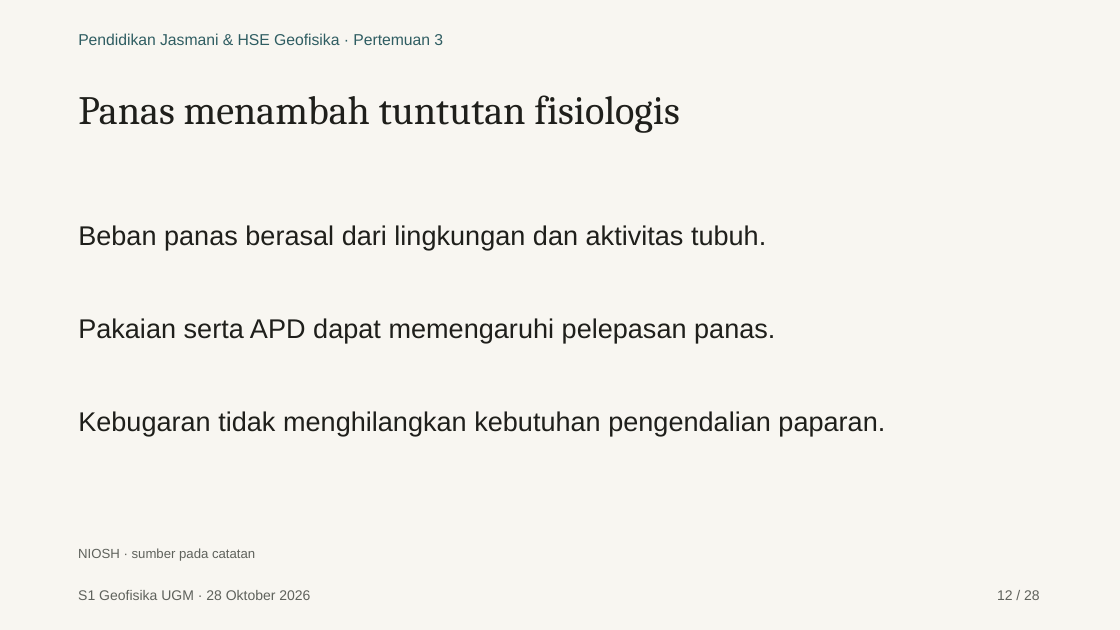
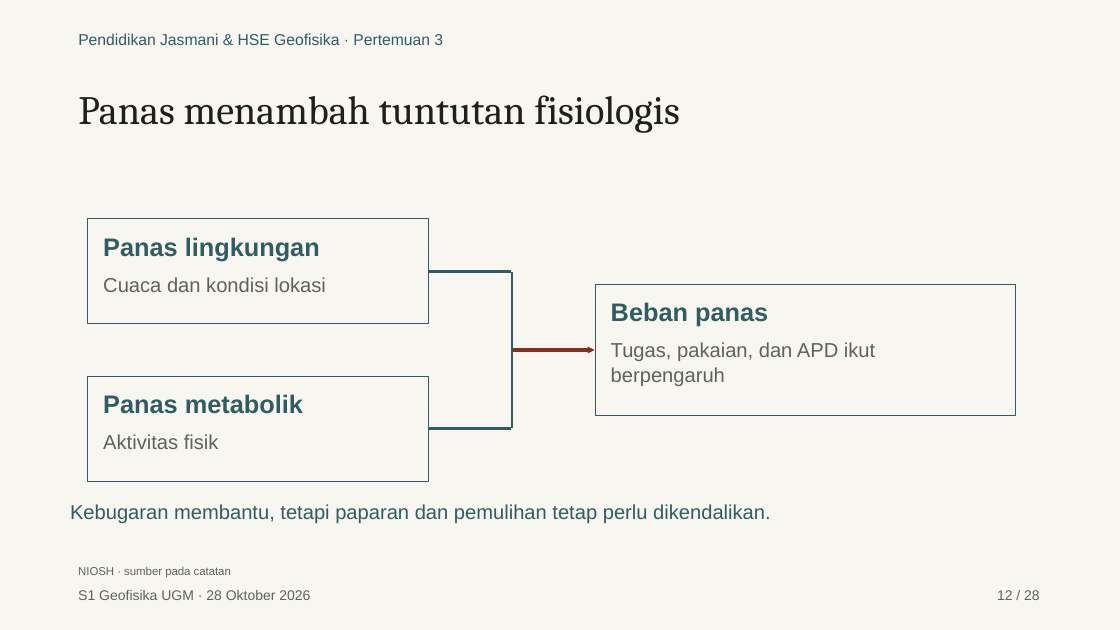
Before and after one commit to maswiet/maswiet.github.io, a slide deck: slide 12 of kuliah/pendidikan-jasmani-hse/pertemuan-3/presentasi.pptx. Drawn at 1120x630 pixels with LibreOffice and Linux fonts; fonts in the diff are those of the drawing. Boxes give left, top, right and bottom in pixels: in the first picture for what was removed or moved away, otherwise in the second. Text is boxed around its words. In the diff, an @@ line names an element or a change of style, - is before the commit and + after.

```diff
--- a/kuliah/pendidikan-jasmani-hse/pertemuan-3/presentasi.pptx
+++ b/kuliah/pendidikan-jasmani-hse/pertemuan-3/presentasi.pptx
@@ text removed at (x1=78, y1=225, x2=766, y2=250) @@
-Beban panas berasal dari lingkungan dan aktivitas tubuh.
@@ rectangle added at (x1=87, y1=218, x2=429, y2=323), fill #F8F6F1, outline #2F5D62 0.75 pt @@
@@ text added at (x1=103, y1=237, x2=320, y2=261), 21.8 pt, text #2F5D62, bold @@
+Panas lingkungan
@@ text added at (x1=103, y1=277, x2=325, y2=292), 17.2 pt, text #5F625C @@
+Cuaca dan kondisi lokasi
@@ line added from (429, 271) to (512, 271), #2F5D62 2.25 pt @@
@@ line added from (512, 271) to (512, 350), #2F5D62 2.25 pt @@
@@ rectangle added at (x1=595, y1=285, x2=1015, y2=416), fill #F8F6F1, outline #2F5D62 0.75 pt @@
@@ text removed at (x1=78, y1=318, x2=775, y2=343) @@
-Pakaian serta APD dapat memengaruhi pelepasan panas.
@@ text added at (x1=611, y1=302, x2=768, y2=327), 21.8 pt, text #2F5D62, bold @@
+Beban panas
@@ line added from (512, 429) to (512, 350), #2F5D62 2.25 pt @@
@@ arrow added from (513, 350) to (595, 350), #8A2D1F 3 pt @@
@@ text added at (x1=611, y1=342, x2=875, y2=386), 17.2 pt, text #5F625C @@
+Tugas, pakaian, dan APD ikut
+berpengaruh
@@ rectangle added at (x1=87, y1=376, x2=429, y2=481), fill #F8F6F1, outline #2F5D62 0.75 pt @@
@@ text removed at (x1=78, y1=411, x2=885, y2=436) @@
-Kebugaran tidak menghilangkan kebutuhan pengendalian paparan.
@@ text added at (x1=103, y1=394, x2=303, y2=414), 21.8 pt, text #2F5D62, bold @@
+Panas metabolik
@@ text added at (x1=103, y1=434, x2=219, y2=449), 17.2 pt, text #5F625C @@
+Aktivitas fisik
@@ line added from (429, 429) to (512, 429), #2F5D62 2.25 pt @@
@@ text added at (x1=70, y1=504, x2=771, y2=523), 17.2 pt, text #2F5D62 @@
+Kebugaran membantu, tetapi paparan dan pemulihan tetap perlu dikendalikan.
@@ text "NIOSH · sumber pada catatan" moved from (x1=78, y1=548, x2=255, y2=561) to (x1=78, y1=567, x2=231, y2=578) @@
@@ text "NIOSH · sumber pada catatan" at (x1=78, y1=567, x2=231, y2=578): size 11.2 to 9.8 pt @@
```
Also in this commit, not shown: 10 other slides changed, 32 other files.
